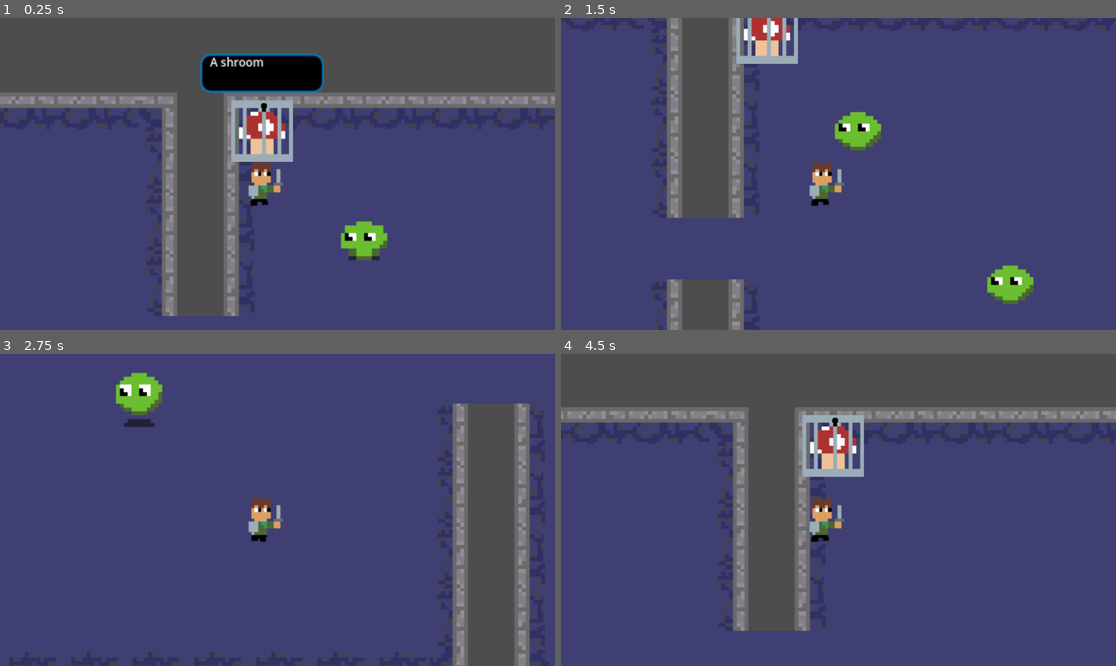
Above: before the commit, frames 1-4 (two rows, left to right).
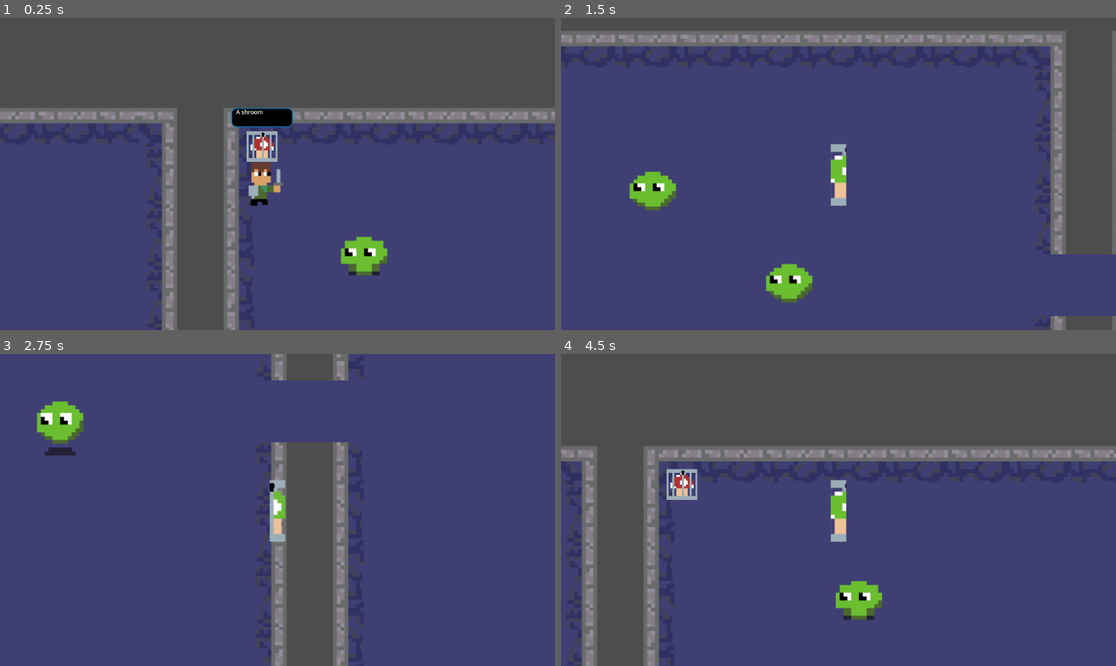
Above: after the commit, the same moments.

Repository: beml201/dungeon_game1
Game: Godot game, scene res://scenes/main.tscn
Two runs of this game, one before a commit and one after it. Both use one fixed random seed, a clock stepped at 60 frames per second and the inputs below.
Inputs (mouse positions are in pixels of both pictures, inside the frame that each line leads up to):
- Up to frame 1 (0.25 s): no input
- Up to frame 2 (1.5 s): move the mouse to (960, 158) at 0.52 s; hold D (right) 0.53-1.28 s; click (960, 158) at 0.6 s; move the mouse to (727, 189) at 1.27 s; hold S (down) from 1.28 s (still down); click (727, 189) at 1.35 s
- Up to frame 3 (2.75 s): move the mouse to (333, 441) at 2.02 s; release S (down) at 2.03 s; hold D (right) from 2.03 s (still down); click (333, 441) at 2.1 s
- Up to frame 4 (4.5 s): move the mouse to (810, 572) at 2.77 s; release D (right) at 2.78 s; hold W (up) 2.78-3.53 s; click (810, 572) at 2.85 s; move the mouse to (1005, 556) at 3.52 s; hold A (left) from 3.53 s (still down); click (1005, 556) at 3.6 s; move the mouse to (672, 463) at 4.27 s; click (672, 463) at 4.35 s

The runs differ from the first frame. In frame 1, 16% of the frame differs, in the area x 0-100%, y 11-100%; in frame 2, 32%; in frame 3, 27%; in frame 4, 36%, in the area x 0-100%, y 17-100%.

Commit message:
sprite change added

Diff:
--- a/scenes/mushroom.tscn
+++ b/scenes/mushroom.tscn
@@ -23,6 +23,7 @@
 corner_radius_bottom_left = 10
 
 [node name="mushroom" type="CharacterBody2D"]
+scale = Vector2(0.5, 0.5)
 script = ExtResource("1_qnr27")
 
 [node name="Sprite2D" type="Sprite2D" parent="."]
--- a/scripts/global.gd
+++ b/scripts/global.gd
@@ -2,3 +2,5 @@
 
 var player_current_attack = false
 var player_can_attack = true
+
+signal magic_mushroom
--- a/scripts/mushroom.gd
+++ b/scripts/mushroom.gd
@@ -1,12 +1,20 @@
 extends CharacterBody2D
 
+var in_range = false
+var sprite_changed = false
+
 func _physics_process(delta: float) -> void:
-	pass
+	if in_range and Global.player_current_attack and not sprite_changed:
+		print("sprite change!")
+		sprite_changed=true
+		Global.magic_mushroom.emit()
+		#$Sprite2D.texture = load("res://assets/green mush in cage.png")
 
 func _on_view_body_entered(body: Node2D) -> void:
 	if body.name=="sam":
 		$TextBox/Label.text = "A shroom"
 		$TextBox.show()
+		in_range = true
 	else:
 		print(body)
 	pass # Replace with function body.
@@ -15,3 +23,4 @@
 func _on_view_body_exited(body: Node2D) -> void:
 	if body.name=="sam":
 		$TextBox.hide()
+		in_range=false
--- a/scripts/sam.gd
+++ b/scripts/sam.gd
@@ -8,6 +8,14 @@
 var player_alive = true
 var attack_ip = false
 #var player_current_attack = false
+#@onready var SpriteChange = load("res://scenes/mushroom.tscn").instantiate()
+func _ready() -> void:
+	print("READY!")
+	Global.connect("magic_mushroom", _on_spritechange)
+#	SpriteChange.spritechange.connect(_on_spritechange)
+func _on_spritechange():
+	print("spirtechage2!")
+	$Sprite2D.texture = load("res://assets/green mush in cage.png")
 
 func get_input():
 	var input_direction = Input.get_vector("left", "right", "up", "down")
